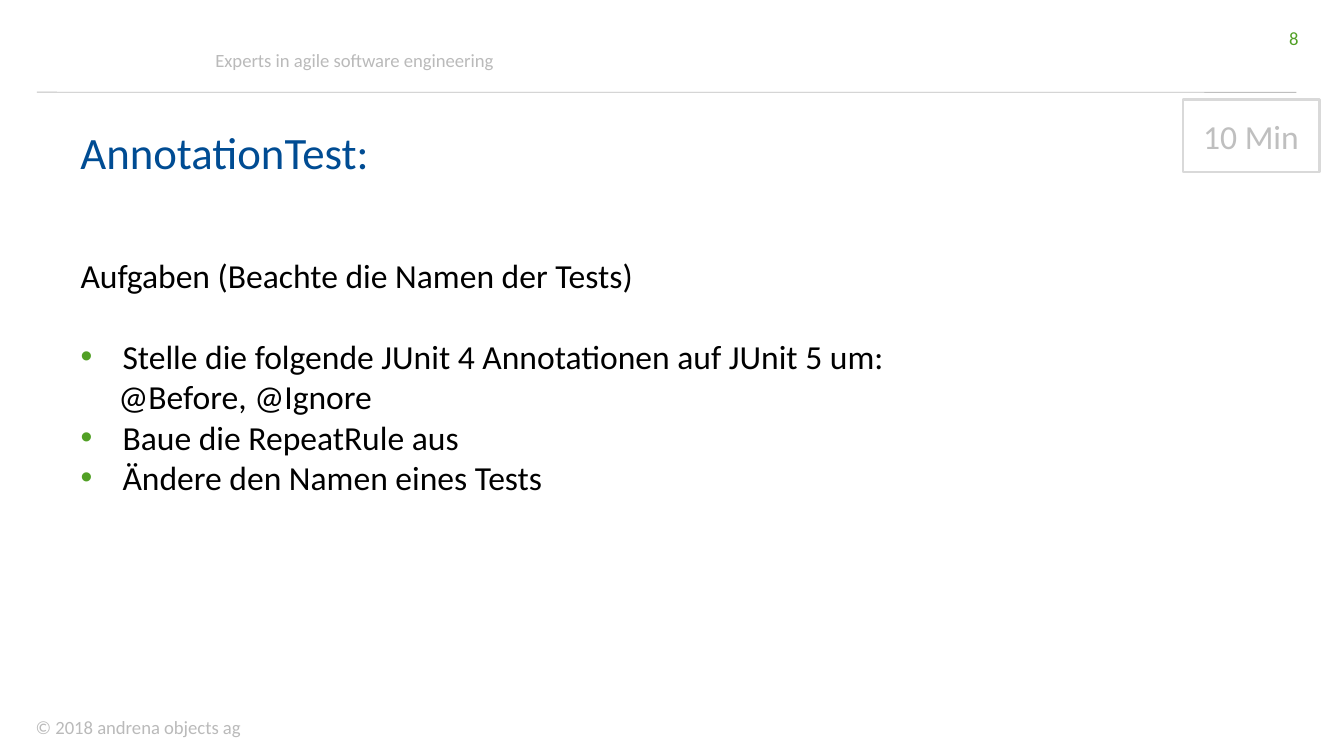
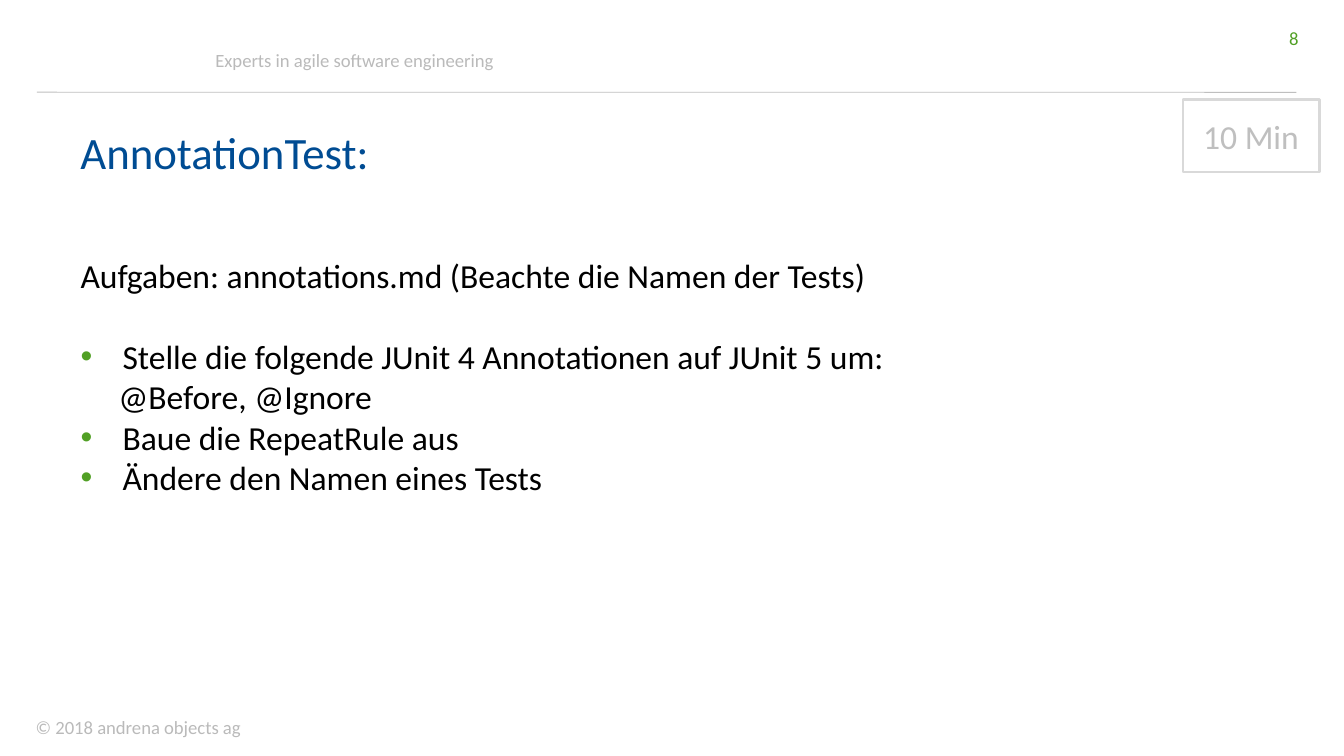
Before and after one commit to andrena/junit5-workshop-et-ka-2018, a slide deck: slide 8 of files/Folien.pptx. Drawn at 1344x756 pixels with LibreOffice and Linux fonts; fonts in the diff are those of the drawing; background and template pictures are left out. Boxes give left, top, right and bottom in pixels: in the first picture for what was removed or moved away, otherwise in the second. Text is boxed around its words. In the diff, an @@ line names an element or a change of style, - is before the commit and + after.

```diff
--- a/files/Folien.pptx
+++ b/files/Folien.pptx
@@ text at [81,263,865,294]: text changed @@
-Aufgaben (Beachte die Namen der Tests)
+Aufgaben: annotations.md (Beachte die Namen der Tests)
```
Also in this commit, not shown: 10 other slides changed, 1 slide added.
